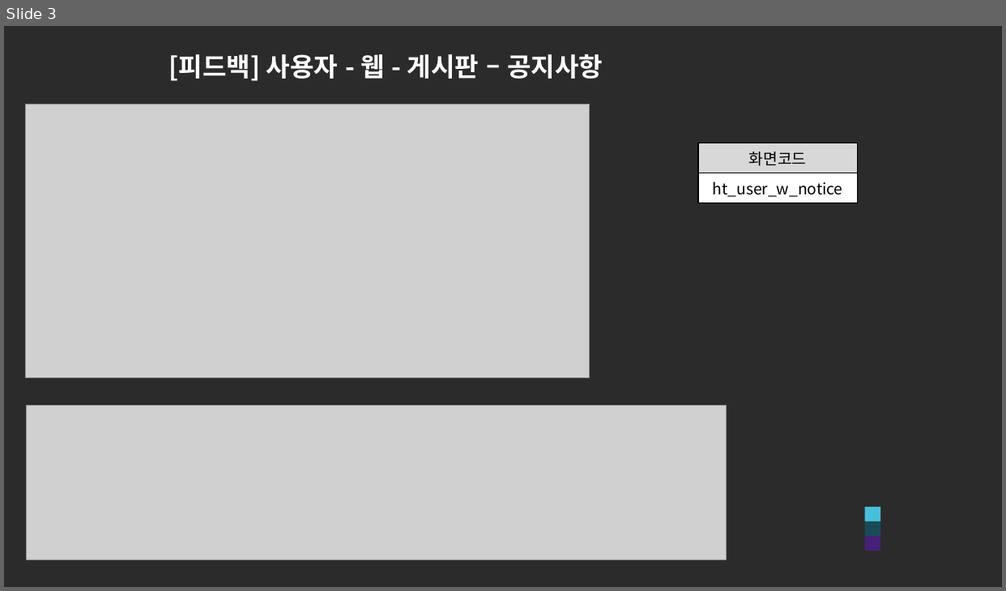
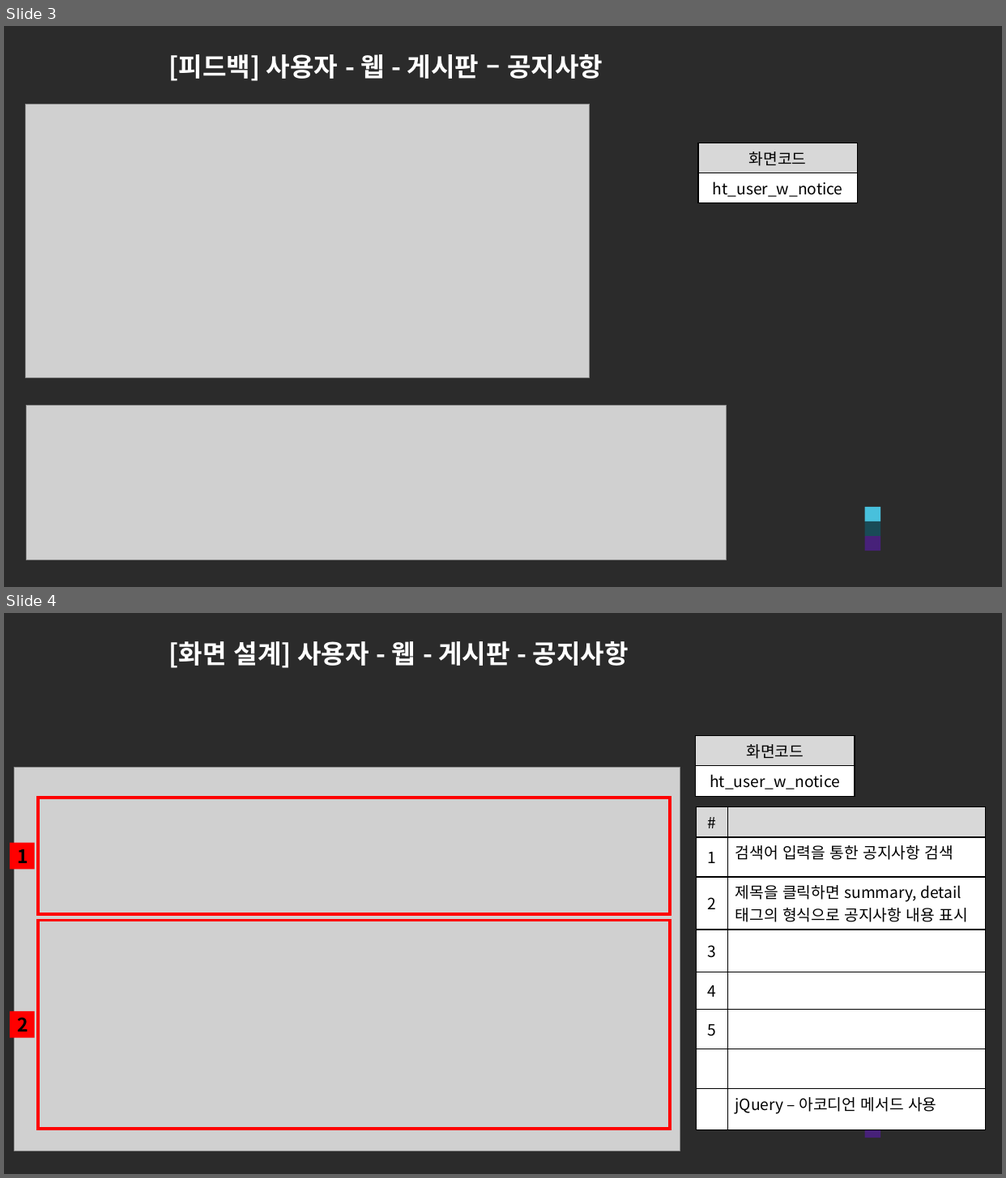
Before and after one commit to ezenteam2/e-Zone, a slide deck: 0 발표용 파워포인트/0501 5차발표/0501 project05 - 파워포인트 - 현태.pptx. Shown one above the other, each under a label of ours: slide 3 before the commit, slides 3 and 4 after it. The pictures are 1006x591 and 1006x1178 pixels, drawn with LibreOffice and Linux fonts; fonts in the diff are those of the drawing; grey boxes stand for pictures; background and template pictures are left out; a plain dark background stands for a picture behind light text. Boxes give left, top, right and bottom in pixels: in the first picture for what was removed or moved away, otherwise in the second. Text is boxed around its words. In the diff, an @@ line names an element or a change of style, - is before the commit and + after.

```diff
--- a/0 발표용 파워포인트/0501 5차발표/0501 project05 - 파워포인트 - 현태.pptx
+++ b/0 발표용 파워포인트/0501 5차발표/0501 project05 - 파워포인트 - 현태.pptx
@@ slide 4 added at [4,613,1002,1174], background picture (left out) @@
@@ title added at [169,641,629,668], 25 pt, text #FFFFFF, bold @@
+[화면 설계] 사용자 - 웹 - 게시판 - 공지사항
@@ table added at [696,736,855,793], 2 rows, 1 columns @@
+화면코드
+ht_user_w_notice
@@ picture added at [15,767,680,1152] @@
@@ rectangle added at [38,798,670,914], outline #FF0000 3 pt @@
@@ table added at [697,807,986,1139], 8 rows, 2 columns @@
+# | 
+1 | 검색어 입력을 통한 공지사항 검색
+2 | 제목을 클릭하면 summary, detail 태그의 형식으로 공지사항 내용 표시
+3 | 
+4 | 
+5 | 
+ | 
+ | jQuery – 아코디언 메서드 사용
@@ rectangle added at [10,843,35,869], fill #FF0000, 18 pt, text #000000, bold @@
+1
@@ rectangle added at [38,921,670,1130], outline #FF0000 3 pt @@
@@ rectangle added at [10,1012,35,1037], fill #FF0000, 18 pt, text #000000, bold @@
+2
@@ rectangle added at [865,1094,880,1110], fill #48C0DC @@
@@ rectangle added at [865,1109,880,1123], fill #194B57 @@
@@ rectangle added at [865,1123,880,1139], fill #472179 @@
```
Also in this commit, not shown: 1 slide changed, 20 other slides added, 3 other files.
